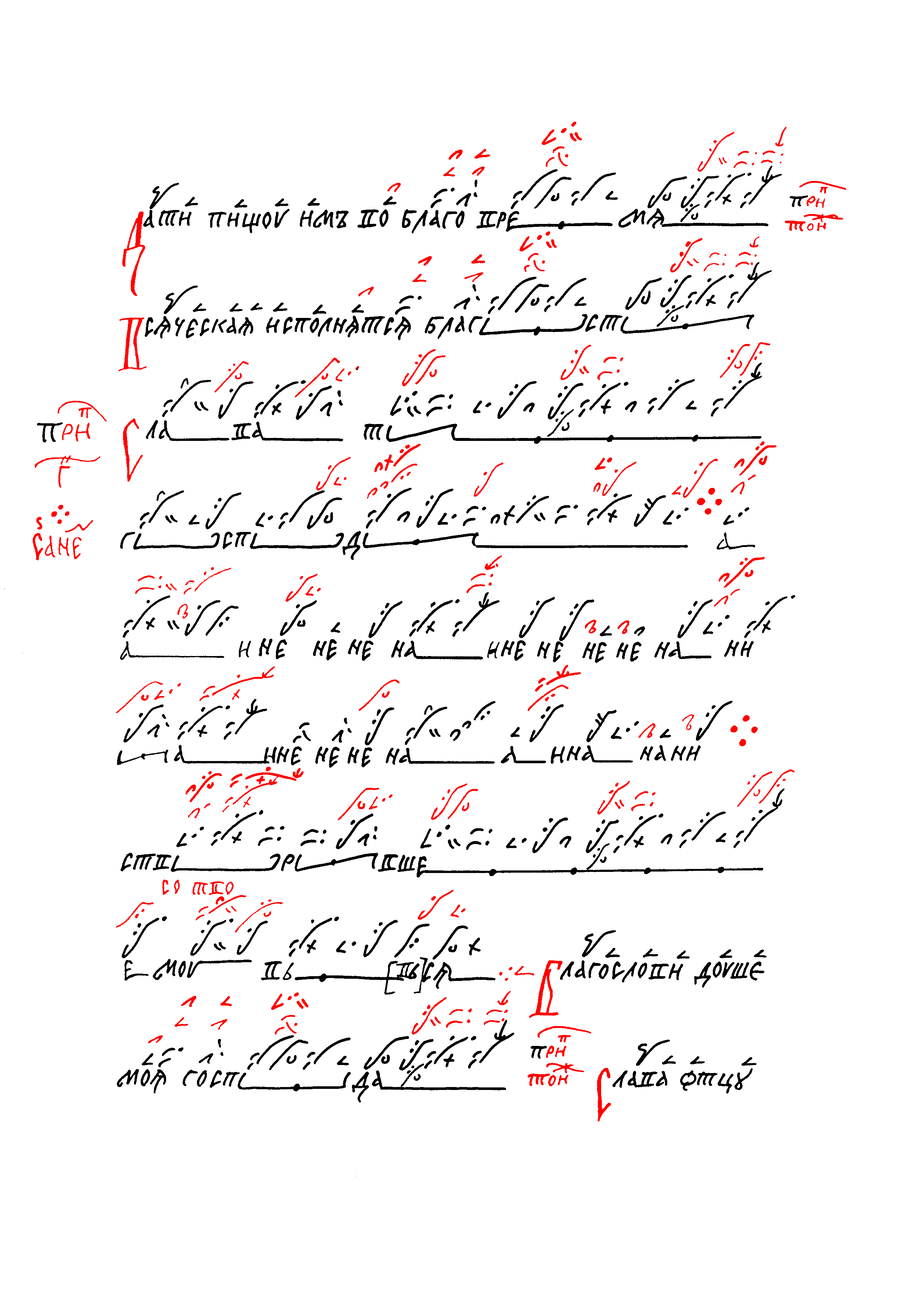
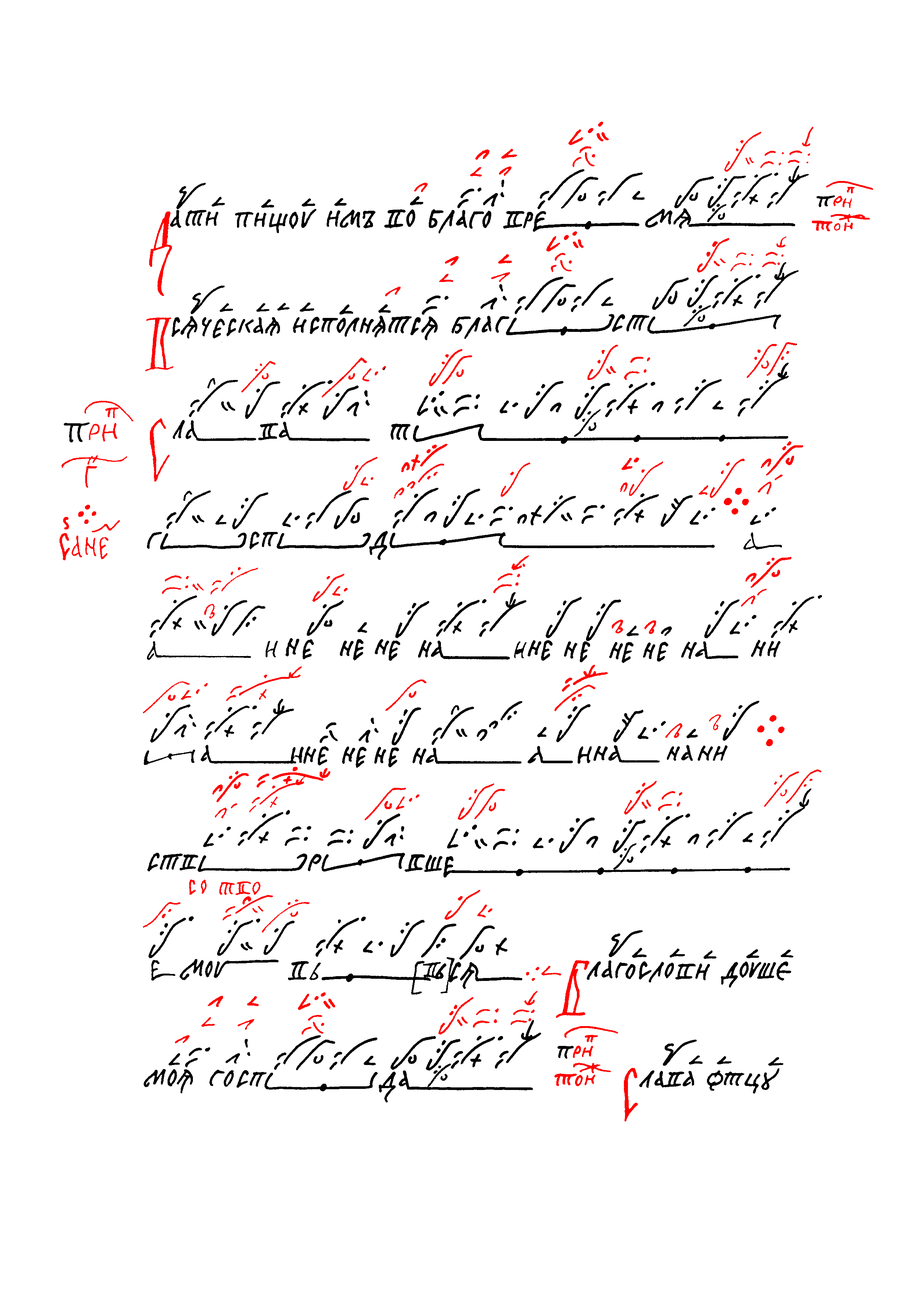
Layered file, before and after one edit (923×1304). Changes by layer:
painted on "Червила" over (x1=32, y1=121, x2=873, y2=1122)
painted on "Чернила" over (x1=4, y1=165, x2=835, y2=1177)
